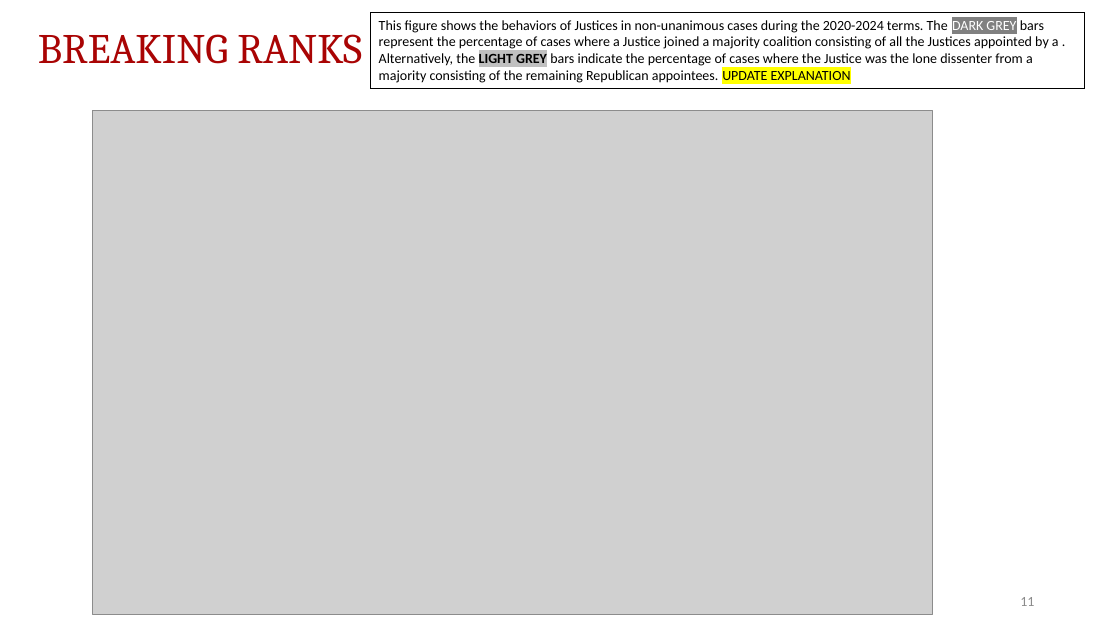
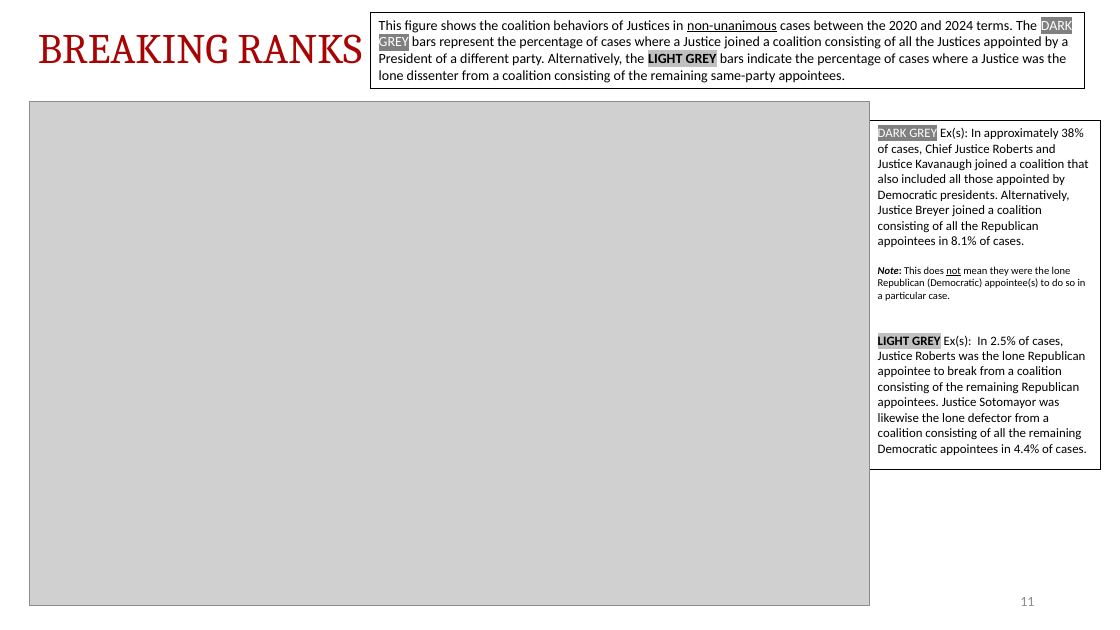
Before and after one commit to JakeTruscott/scotuswatch, a slide deck: slide 11 of Stat Reviews/OT24_StatReview/compilation/SCOTUSBlog/statpack_OT24.pptx. Drawn at 1120x630 pixels with LibreOffice and Linux fonts; fonts in the diff are those of the drawing; grey boxes stand for pictures. Boxes give left, top, right and bottom in pixels: in the first picture for what was removed or moved away, otherwise in the second. Text is boxed around its words. In the diff, an @@ line names an element or a change of style, - is before the commit and + after.

```diff
--- a/Stat Reviews/OT24_StatReview/compilation/SCOTUSBlog/statpack_OT24.pptx
+++ b/Stat Reviews/OT24_StatReview/compilation/SCOTUSBlog/statpack_OT24.pptx
@@ text in rectangle at box(379, 20, 1072, 83): text changed @@
-This figure shows the behaviors of Justices in non-unanimous cases during the 2020-2024 terms. The DARK GREY bars represent the percentage of cases where a Justice joined a majority coalition consisting of all the Justices appointed by a . Alternatively, the LIGHT GREY bars indicate the percentage of cases where the Justice was the lone dissenter from a majority consisting of the remaining Republican appointees. UPDATE EXPLANATION
+This figure shows the coalition behaviors of Justices in non-unanimous cases between the 2020 and 2024 terms. The DARK GREY bars represent the percentage of cases where a Justice joined a coalition consisting of all the Justices appointed by a President of a different party. Alternatively, the LIGHT GREY bars indicate the percentage of cases where a Justice was the lone dissenter from a coalition consisting of the remaining same-party appointees.
@@ rectangle: place and size @@
-rectangle at box(92, 110, 933, 611)
+rectangle at box(29, 102, 870, 602)
@@ picture: place and size @@
-picture at box(92, 110, 933, 614)
+picture at box(29, 102, 870, 606)
@@ rectangle added at box(870, 121, 1101, 470), outline #000000 0.75 pt, 11 pt, text #000000 @@
+DARK GREY Ex(s): In approximately 38% of cases, Chief Justice Roberts and Justice Kavanaugh joined a coalition that also included all those appointed by Democratic presidents. Alternatively, Justice Breyer joined a coalition consisting of all the Republican appointees in 8.1% of cases.
+Note: This does not mean they were the lone Republican (Democratic) appointee(s) to do so in a particular case.
+LIGHT GREY Ex(s): In 2.5% of cases, Justice Roberts was the lone Republican appointee to break from a coalition consisting of the remaining Republican appointees. Justice Sotomayor was likewise the lone defector from a coalition consisting of all the remaining Democratic appointees in 4.4% of cases.
```
Also in this commit, not shown: 1 other slide changed, 7 other files.
